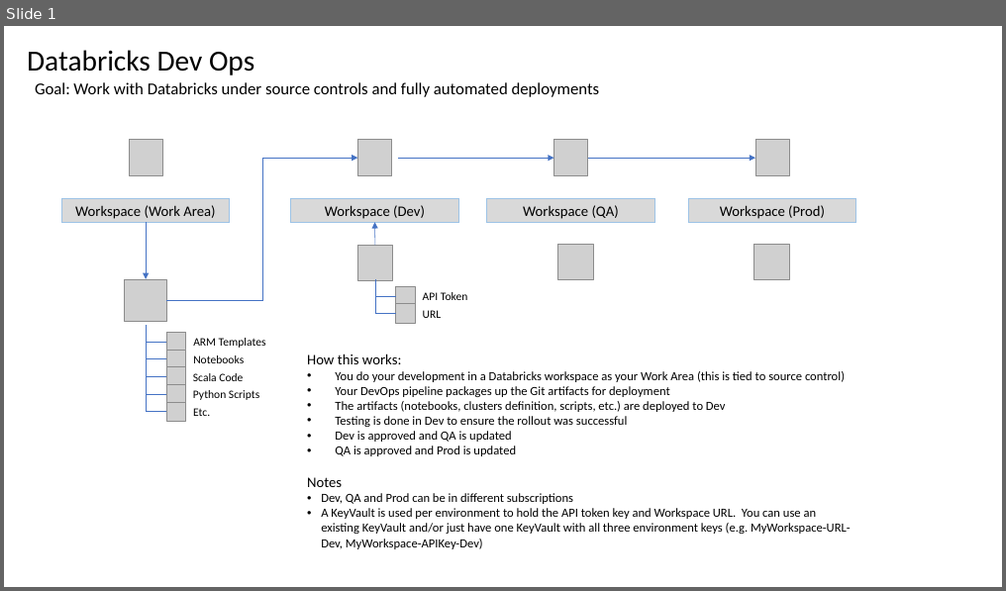
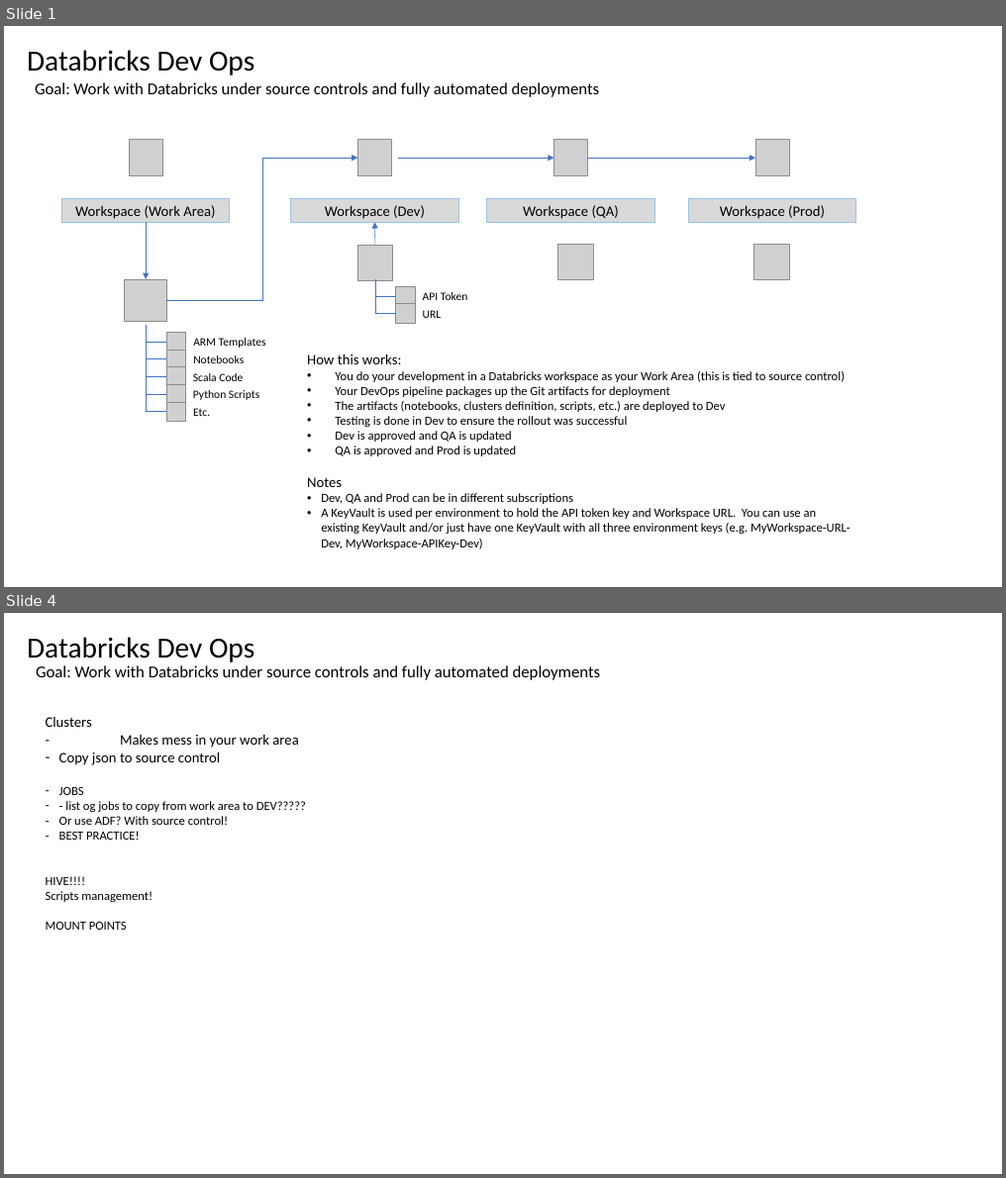
Before and after one commit to AdamPaternostro/Azure-Databricks-Dev-Ops, a slide deck: Databricks Dev Ops.pptx. Shown one above the other, each under a label of ours: slide 1 before the commit, slides 1 and 4 after it; the slides between them are not shown. The pictures are 1006x591 and 1006x1178 pixels, drawn with LibreOffice and Linux fonts; fonts in the diff are those of the drawing; grey boxes stand for pictures. Boxes give left, top, right and bottom in pixels: in the first picture for what was removed or moved away, otherwise in the second. Text is boxed around its words. In the diff, an @@ line names an element or a change of style, - is before the commit and + after.

```diff
--- a/Databricks Dev Ops.pptx
+++ b/Databricks Dev Ops.pptx
@@ slide 4 added at (x1=4, y1=613, x2=1002, y2=1174), background #FFFFFF @@
@@ title added at (x1=27, y1=637, x2=254, y2=663), 28 pt, text #000000 @@
+Databricks Dev Ops
@@ text added at (x1=36, y1=665, x2=601, y2=680), 16 pt, text #000000 @@
+Goal: Work with Databricks under source controls and fully automated deployments
@@ text added at (x1=46, y1=717, x2=306, y2=930), 12 pt, text #000000 @@
+Clusters
+- Makes mess in your work area
+– Copy json to source control
+– JOBS
+– - list og jobs to copy from work area to DEV?????
+– Or use ADF? With source control!
+– BEST PRACTICE!
+HIVE!!!!
+Scripts management!
+MOUNT POINTS
```
Also in this commit, not shown: 2 other slides added, 5 other files.
